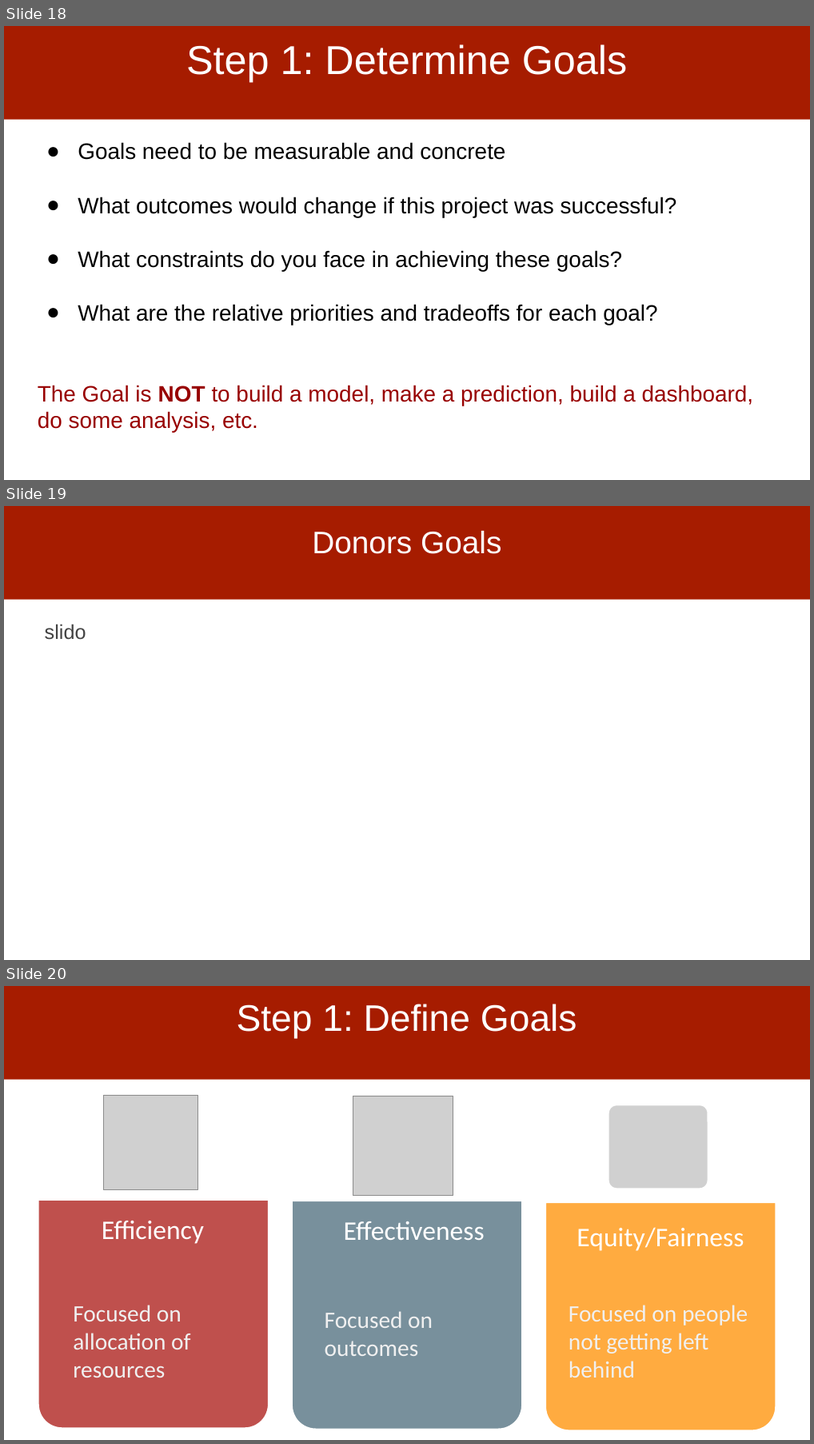
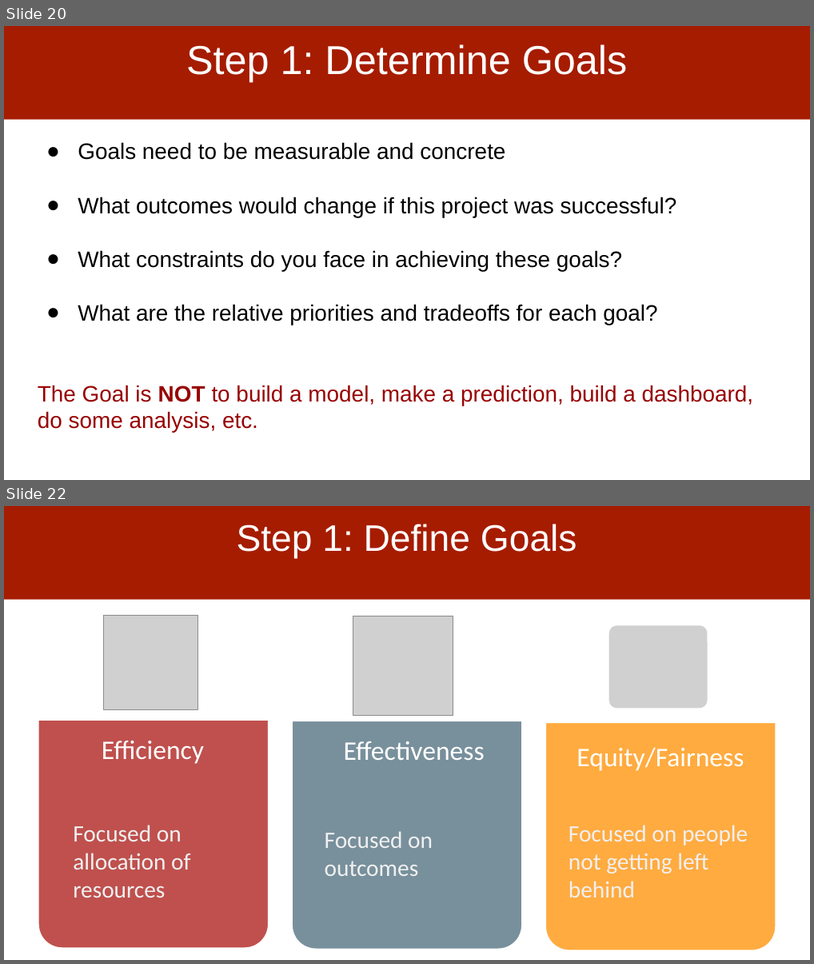
Before and after one commit to dssg/MLinPractice, a slide deck: Lectures/Lecture2-Scoping.pptx. Shown one above the other, each under a label of ours: slides 18, 19 and 20 before the commit, slides 20 and 22 after it; the slides between them are not shown. The pictures are 814x1444 and 814x964 pixels, drawn with LibreOffice and Linux fonts; fonts in the diff are those of the drawing; grey boxes stand for pictures. Boxes give left, top, right and bottom in pixels: in the first picture for what was removed or moved away, otherwise in the second. Text is boxed around its words. In the diff, an @@ line names an element or a change of style, - is before the commit and + after.

```diff
--- a/Lectures/Lecture2-Scoping.pptx
+++ b/Lectures/Lecture2-Scoping.pptx
@@ slide 19 removed at (x1=4, y1=506, x2=810, y2=960), background #FFFFFF; not listed: 1 template element that a slide beside it also shows @@
@@ title removed at (x1=312, y1=531, x2=502, y2=554) @@
-Donors Goals
@@ text removed at (x1=45, y1=624, x2=86, y2=640) @@
-slido
@@ what was slide 18 is now slide 20 @@
@@ what was slide 20 is now slide 22 @@
```
Also in this commit, not shown: 10 slides changed, 4 slides added, 1 other file.
